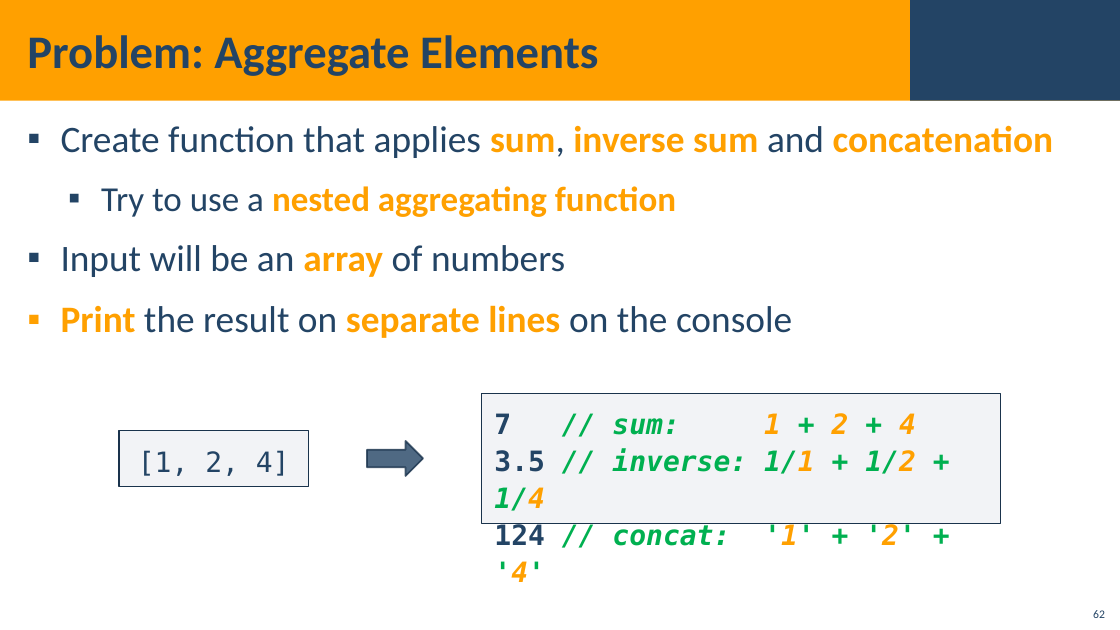
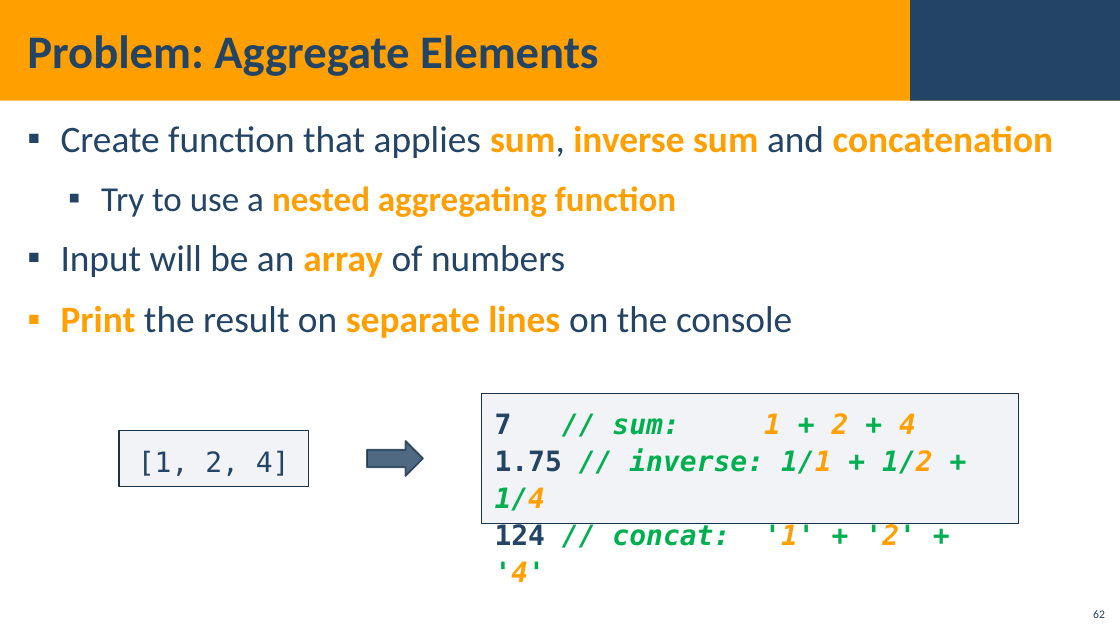
Before and after one commit to DBeneva/JavaScript, a slide deck: slide 62 of 03 - Advanced/01 - Syntax, Functions and Statements/00-0-JS-Advanced-Syntax-Functions-and-Statements.pptx. Drawn at 1120x630 pixels with LibreOffice and Linux fonts; fonts in the diff are those of the drawing; background and template pictures are left out. Boxes give left, top, right and bottom in pixels: in the first picture for what was removed or moved away, otherwise in the second. Text is boxed around its words. In the diff, an @@ line names an element or a change of style, - is before the commit and + after.

```diff
--- a/03 - Advanced/01 - Syntax, Functions and Statements/00-0-JS-Advanced-Syntax-Functions-and-Statements.pptx
+++ b/03 - Advanced/01 - Syntax, Functions and Statements/00-0-JS-Advanced-Syntax-Functions-and-Statements.pptx
@@ rectangle "7 // sum: 1 + ...": place and size @@
-rectangle "7 // sum: 1 + ..." at [481, 394, 1002, 524]
+rectangle "7 // sum: 1 + ..." at [481, 394, 1019, 524]
@@ text in rectangle at [495, 449, 933, 511]: text changed @@
-3.5 // inverse: 1/1 + 1/2 + 1/4
+1.75 // inverse: 1/1 + 1/2 + 1/4
```
Also in this commit, not shown: 1 other slide changed, 1 other file.
